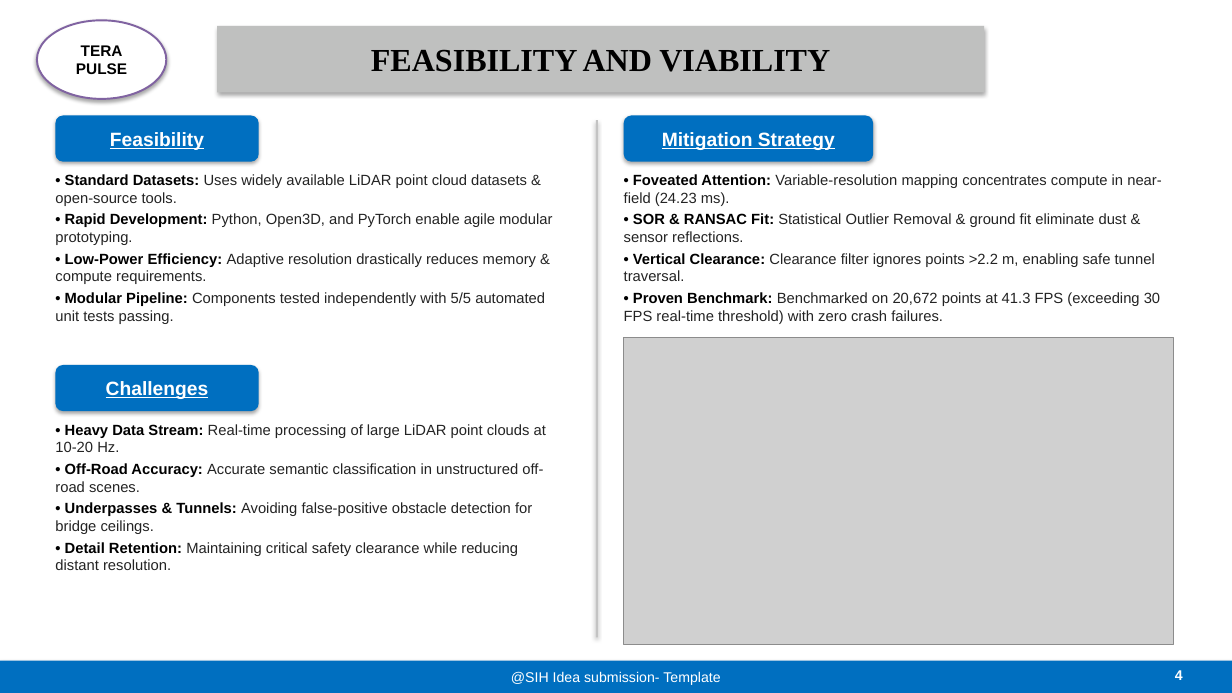
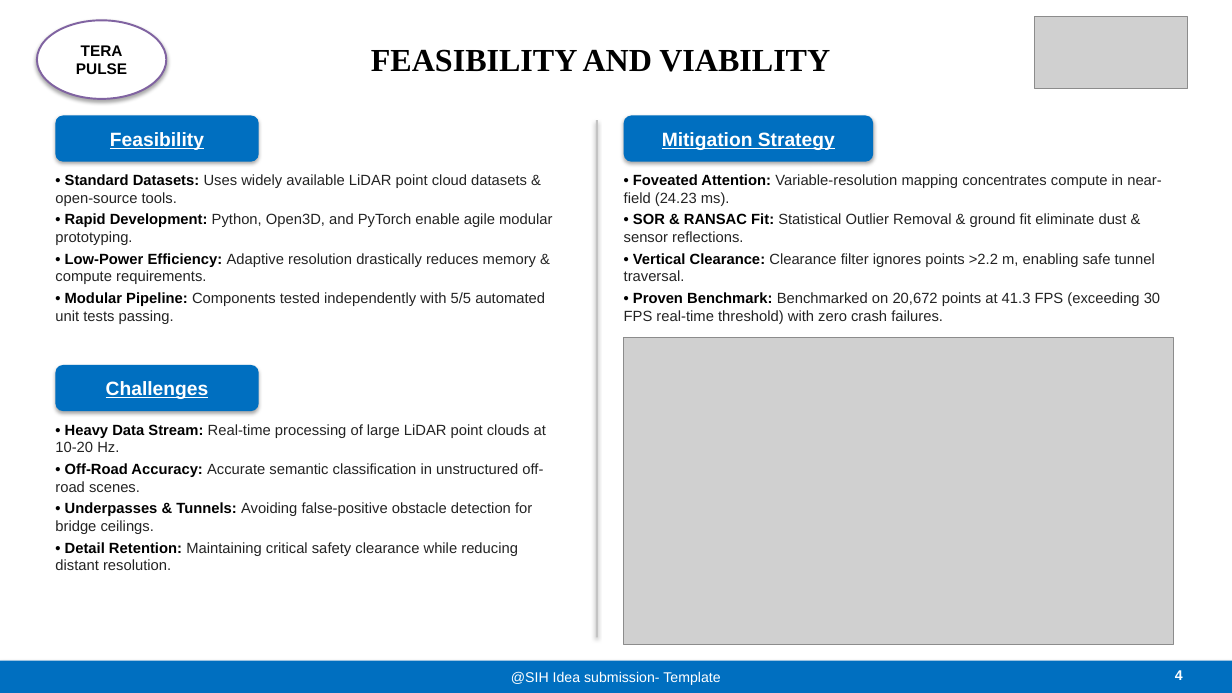
Before and after one commit to AbhayVerma628/SIH26053_Lidar, a slide deck: slide 4 of docs/SIH26053_TeraPulse_Official_Presentation.pptx. Drawn at 1232x693 pixels with LibreOffice and Linux fonts; fonts in the diff are those of the drawing; grey boxes stand for pictures. Boxes give left, top, right and bottom in pixels: in the first picture for what was removed or moved away, otherwise in the second. Text is boxed around its words. In the diff, an @@ line names an element or a change of style, - is before the commit and + after.

```diff
--- a/docs/SIH26053_TeraPulse_Official_Presentation.pptx
+++ b/docs/SIH26053_TeraPulse_Official_Presentation.pptx
@@ text "FEASIBILITY AND VIABILITY": place and size @@
-text "FEASIBILITY AND VIABILITY" at box(217, 26, 984, 92)
+text "FEASIBILITY AND VIABILITY" at box(371, 49, 830, 72)
@@ text "FEASIBILITY AND VIABILITY" at box(371, 49, 830, 72): fill #BFC0BF to none; shadow off @@
@@ picture added at box(1035, 17, 1188, 89) @@
```
Also in this commit, not shown: 5 other slides changed, 6 other files.
